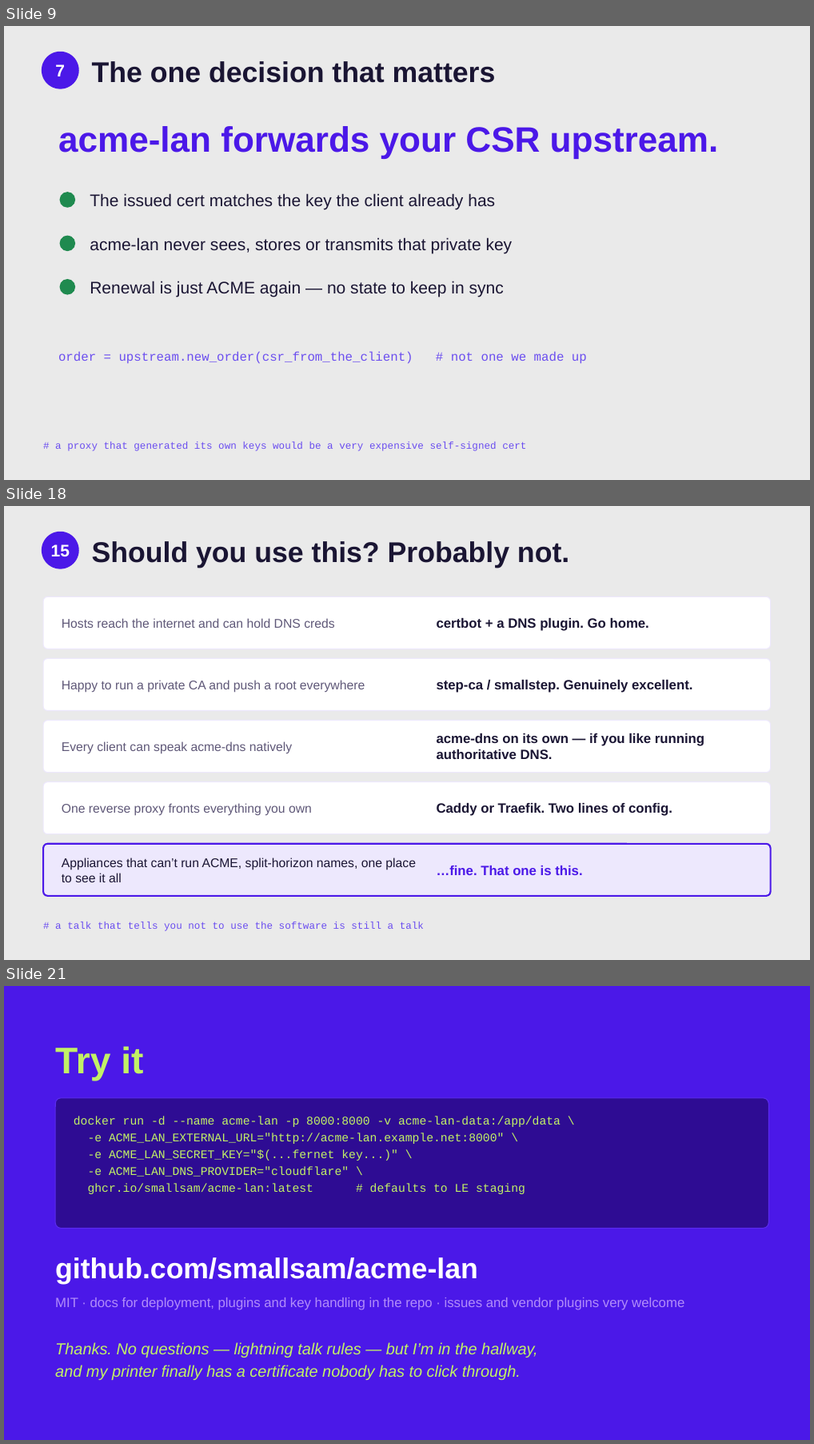
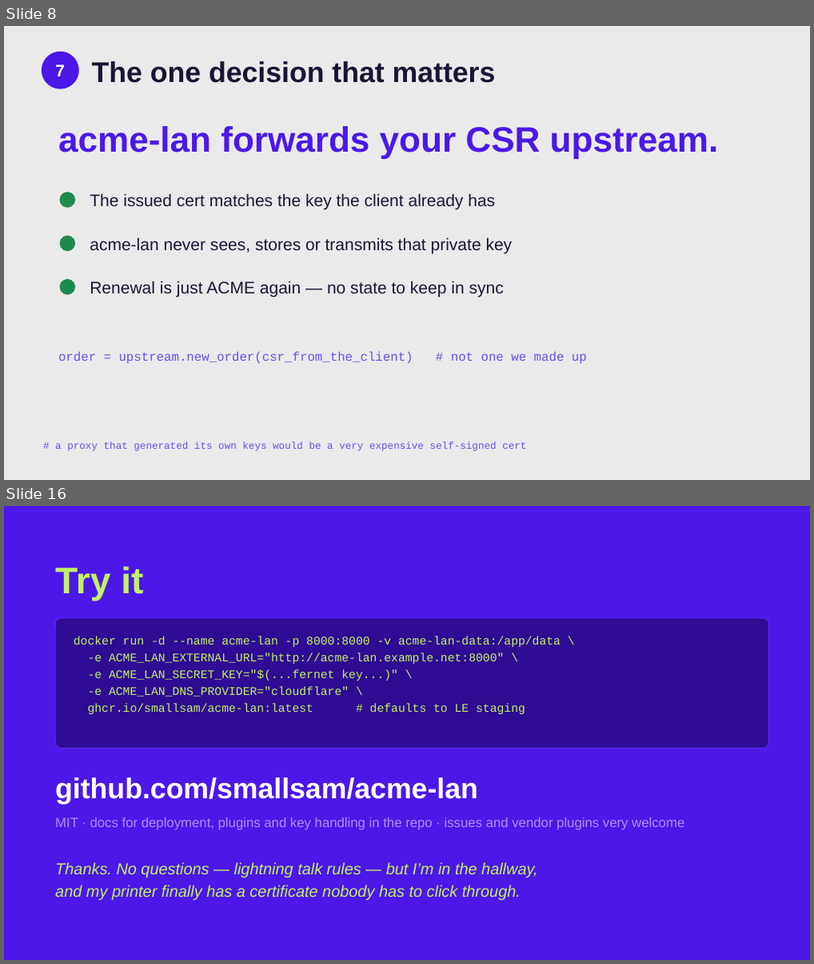
Before and after one commit to smallsam/acme-lan, a slide deck: talks/pycon-au-2026/acme-lan-pycon-au-2026.pptx. Shown one above the other, each under a label of ours: slides 9, 18 and 21 before the commit, slides 8 and 16 after it; the slides between them are not shown. The pictures are 814x1444 and 814x964 pixels, drawn with LibreOffice and Linux fonts; fonts in the diff are those of the drawing. Boxes give left, top, right and bottom in pixels: in the first picture for what was removed or moved away, otherwise in the second. Text is boxed around its words. In the diff, an @@ line names an element or a change of style, - is before the commit and + after.

```diff
--- a/talks/pycon-au-2026/acme-lan-pycon-au-2026.pptx
+++ b/talks/pycon-au-2026/acme-lan-pycon-au-2026.pptx
@@ slide 18 removed at [4,506,810,960], background #EAEAEA @@
@@ ellipse removed at [42,532,79,569] @@
@@ text removed at [51,544,70,556] @@
-15
@@ text removed at [92,541,570,568] @@
-Should you use this? Probably not.
@@ rounded rectangle removed at [43,596,771,648] @@
@@ text removed at [62,618,334,628] @@
-Hosts reach the internet and can hold DNS creds
@@ text removed at [437,618,650,631] @@
-certbot + a DNS plugin. Go home.
@@ rounded rectangle removed at [43,659,771,711] @@
@@ text removed at [62,680,365,692] @@
-Happy to run a private CA and push a root everywhere
@@ text removed at [437,680,693,692] @@
-step-ca / smallstep. Genuinely excellent.
@@ rounded rectangle removed at [43,720,771,772] @@
@@ text removed at [62,741,292,754] @@
-Every client can speak acme-dns natively
@@ text removed at [437,733,705,759] @@
-acme-dns on its own — if you like running authoritative DNS.
@@ rounded rectangle removed at [43,782,771,834] @@
@@ text removed at [62,803,312,816] @@
-One reverse proxy fronts everything you own
@@ text removed at [437,803,673,816] @@
-Caddy or Traefik. Two lines of config.
@@ rounded rectangle removed at [43,844,771,896] @@
@@ text removed at [62,857,416,882] @@
-Appliances that can’t run ACME, split-horizon names, one place to see it all
@@ text removed at [437,865,582,875] @@
-…fine. That one is this.
@@ text removed at [55,921,424,931] @@
-# a talk that tells you not to use the software is still a talk
@@ what was slide 9 is now slide 8 @@
@@ what was slide 21 is now slide 16 @@
```
Also in this commit, not shown: 7 slides changed, 6 slides added, 7 other slides removed, 4 other files.
